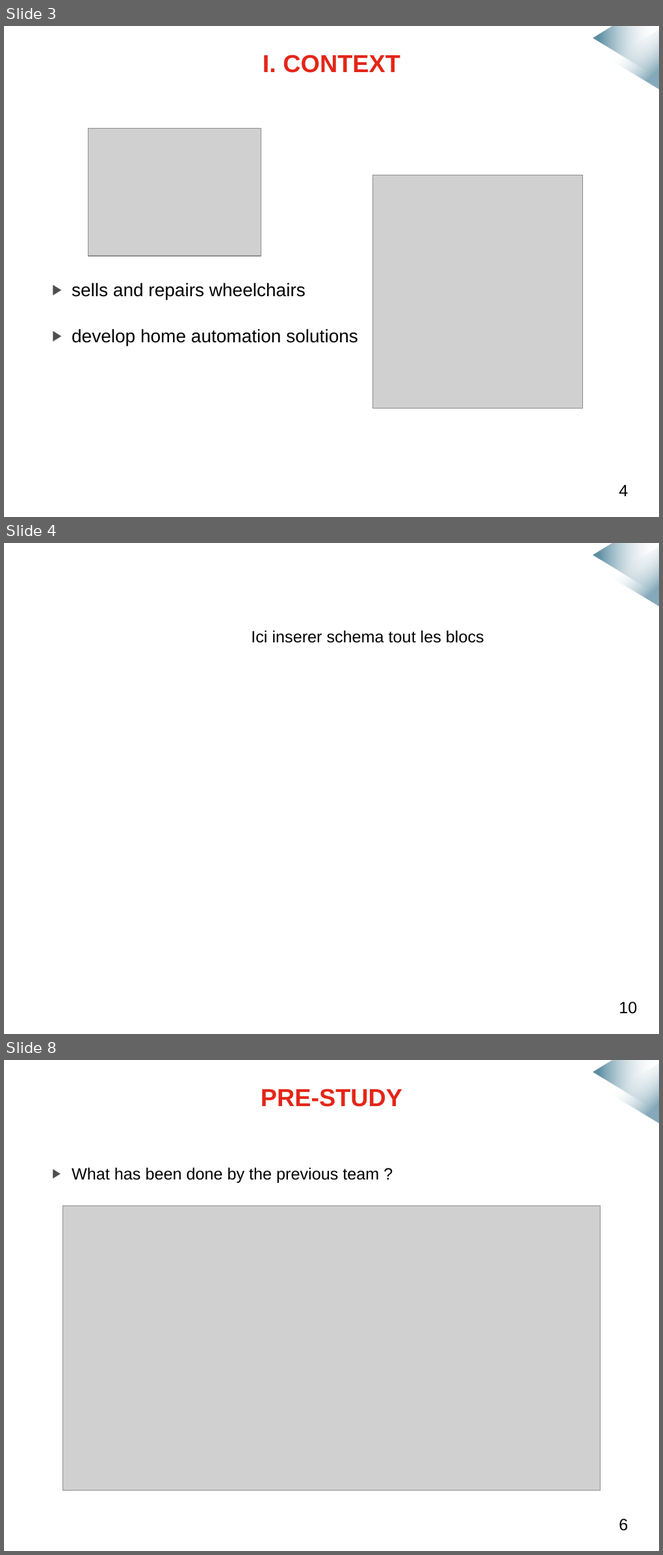
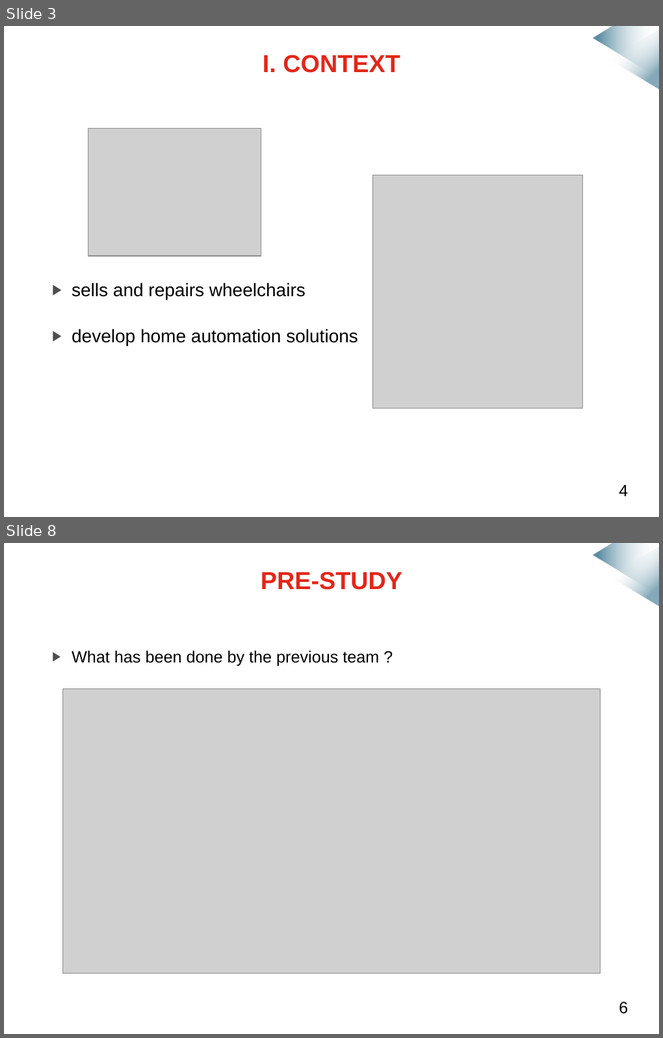
Before and after one commit to mmeven/EP_Domotique_Tablette, a slide deck: Rendu/Diapo_prototype_janvier.pptx. Shown one above the other, each under a label of ours: slides 3, 4 and 8 before the commit, slides 3 and 8 after it; the slides between them are not shown. The pictures are 663x1555 and 663x1038 pixels, drawn with LibreOffice and Linux fonts; fonts in the diff are those of the drawing; grey boxes stand for pictures; background and template pictures are left out. Boxes give left, top, right and bottom in pixels: in the first picture for what was removed or moved away, otherwise in the second. Text is boxed around its words. In the diff, an @@ line names an element or a change of style, - is before the commit and + after.

```diff
--- a/Rendu/Diapo_prototype_janvier.pptx
+++ b/Rendu/Diapo_prototype_janvier.pptx
@@ slide 4 removed at [4, 543, 659, 1034], background #FFFFFF; not listed: 2 template elements that a slide beside it also shows @@
@@ text removed at [251, 630, 484, 643] @@
-Ici inserer schema tout les blocs
@@ text removed at [619, 1002, 637, 1014] @@
-10
```
Also in this commit, not shown: 8 slides changed, 2 slides added, 1 other slide removed, 4 other files.
